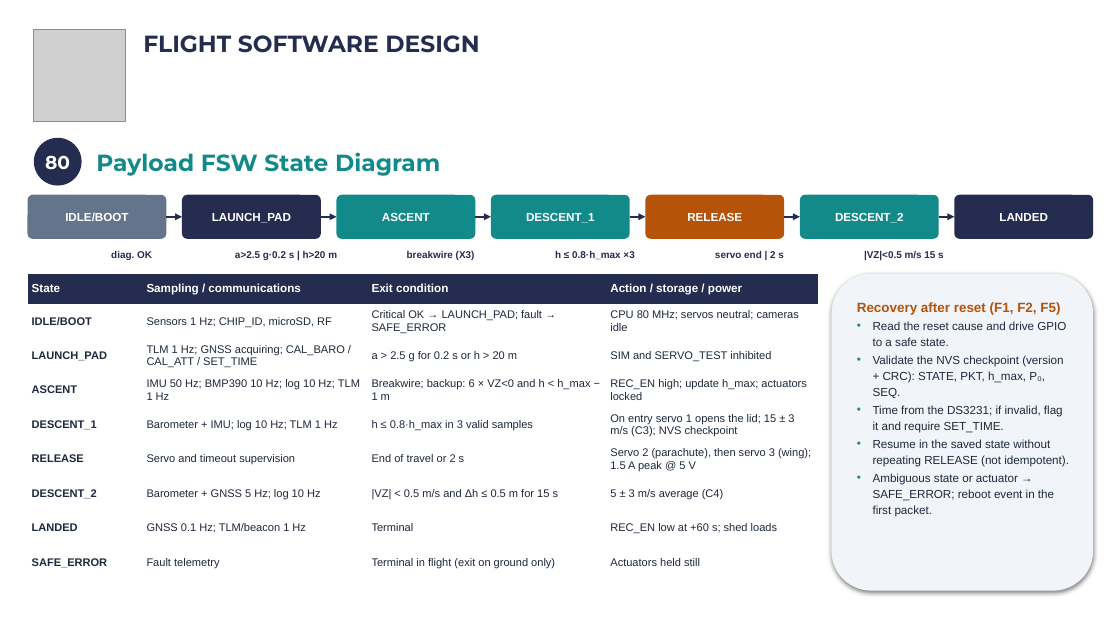
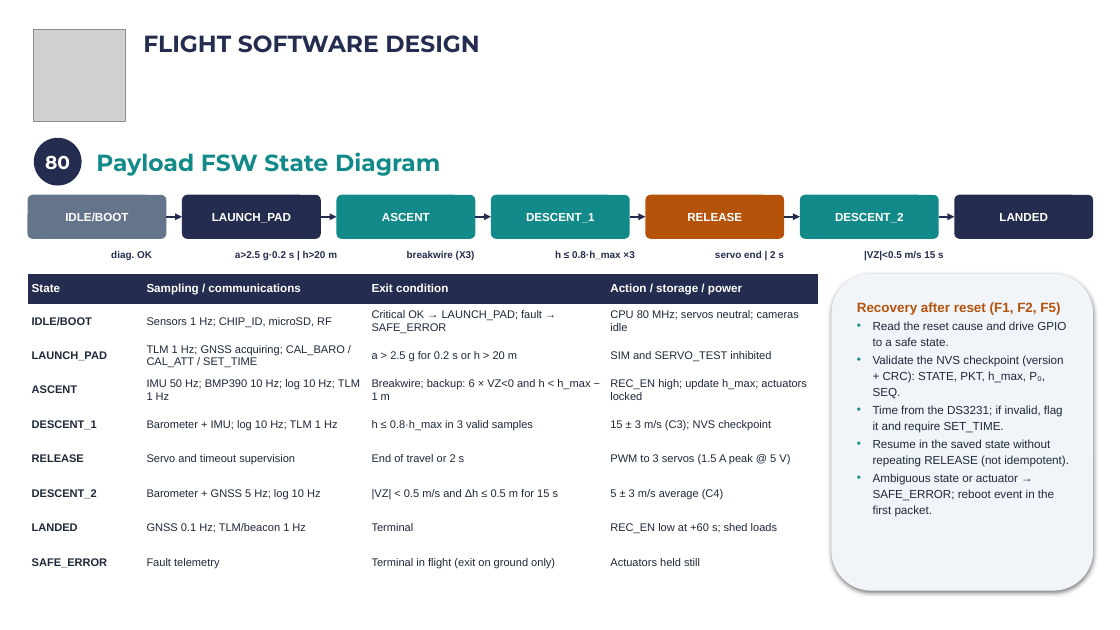
Before and after one commit to Caetano18/proyecto, a slide deck: slide 83 of cansat_pdr/laminas_plantilla/CanSat_PDR_Hermes_V2.pptx. Drawn at 1120x630 pixels with LibreOffice and Linux fonts; fonts in the diff are those of the drawing; grey boxes stand for pictures; background and template pictures are left out. Boxes give left, top, right and bottom in pixels: in the first picture for what was removed or moved away, otherwise in the second. Text is boxed around its words. In the diff, an @@ line names an element or a change of style, - is before the commit and + after.

```diff
--- a/cansat_pdr/laminas_plantilla/CanSat_PDR_Hermes_V2.pptx
+++ b/cansat_pdr/laminas_plantilla/CanSat_PDR_Hermes_V2.pptx
@@ table at box(28, 274, 818, 580) @@
-row 5, column 4: On entry servo 1 opens the lid; 15 ± 3 m/s (C3); NVS checkpoint
+row 5, column 4: 15 ± 3 m/s (C3); NVS checkpoint
-row 6, column 4: Servo 2 (parachute), then servo 3 (wing); 1.5 A peak @ 5 V
+row 6, column 4: PWM to 3 servos (1.5 A peak @ 5 V)
```
Also in this commit, not shown: 1 other slide changed, 2 other files.
